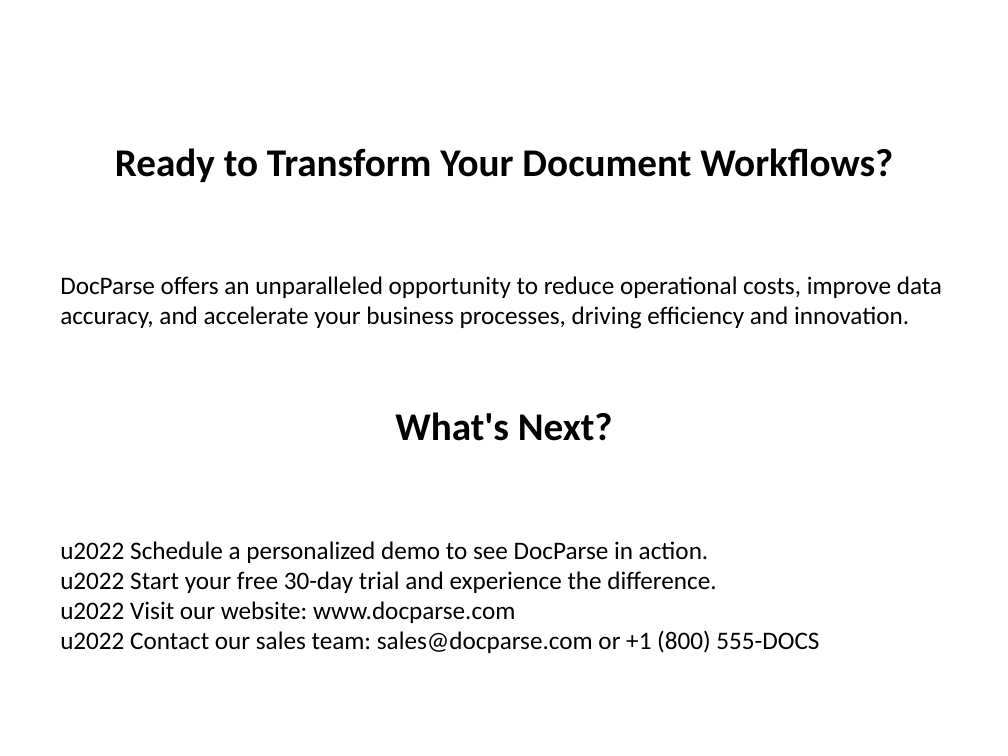
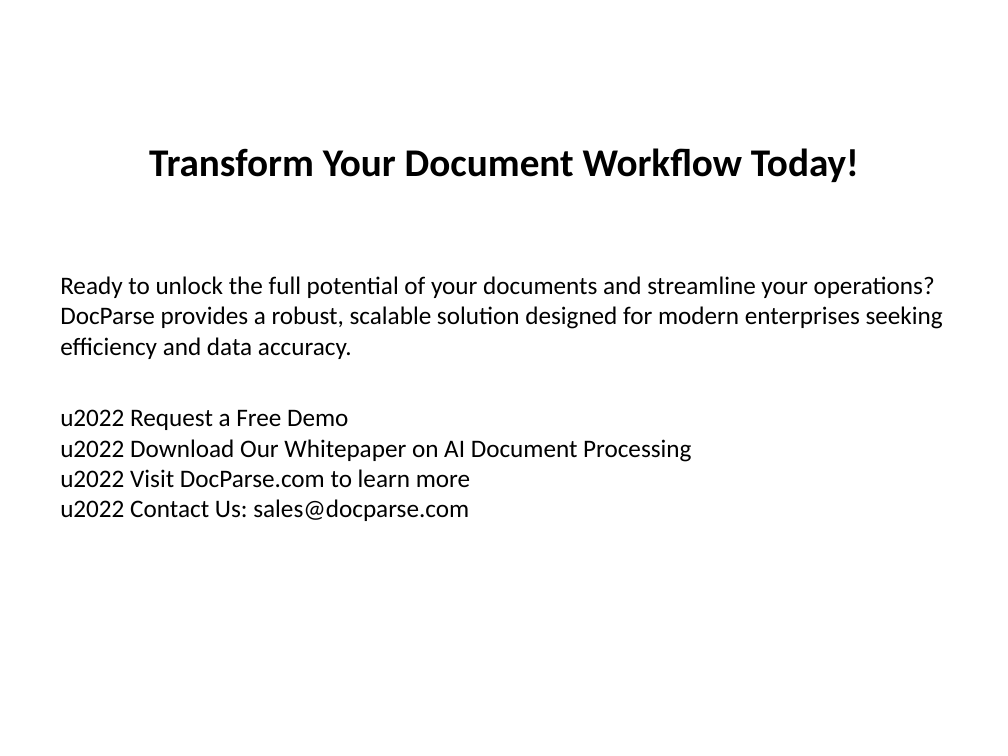
Before and after one commit to sunholo-data/docparse, a slide deck: slide 5 of data/examples/demo_pitch.pptx. Drawn at 1008x756 pixels with LibreOffice and Linux fonts; fonts in the diff are those of the drawing. Boxes give left, top, right and bottom in pixels: in the first picture for what was removed or moved away, otherwise in the second. Text is boxed around its words. In the diff, an @@ line names an element or a change of style, - is before the commit and + after.

```diff
--- a/data/examples/demo_pitch.pptx
+++ b/data/examples/demo_pitch.pptx
@@ text at (x1=149, y1=148, x2=859, y2=182): text changed @@
-Ready to Transform Your Document Workflows?
+Transform Your Document Workflow Today!
@@ text at (x1=60, y1=276, x2=943, y2=359): text changed @@
-DocParse offers an unparalleled opportunity to reduce operational costs, improve data accuracy, and accelerate your business processes, driving efficiency and innovation.
+Ready to unlock the full potential of your documents and streamline your operations? DocParse provides a robust, scalable solution designed for modern enterprises seeking efficiency and data accuracy.
@@ text at (x1=60, y1=409, x2=691, y2=521): text changed; size 28 to 18 pt; bold off @@
-What's Next?
+u2022 Request a Free Demo
+u2022 Download Our Whitepaper on AI Document Processing
+u2022 Visit DocParse.com to learn more
+u2022 Contact Us: sales@docparse.com
@@ text removed at (x1=60, y1=541, x2=819, y2=653) @@
-u2022 Schedule a personalized demo to see DocParse in action.
-u2022 Start your free 30-day trial and experience the difference.
-u2022 Visit our website: www.docparse.com
-u2022 Contact our sales team: sales@docparse.com or +1 (800) 555-DOCS
```
Also in this commit, not shown: 2 other slides changed, 2 slides added, 2 slides removed, 3 other files.
